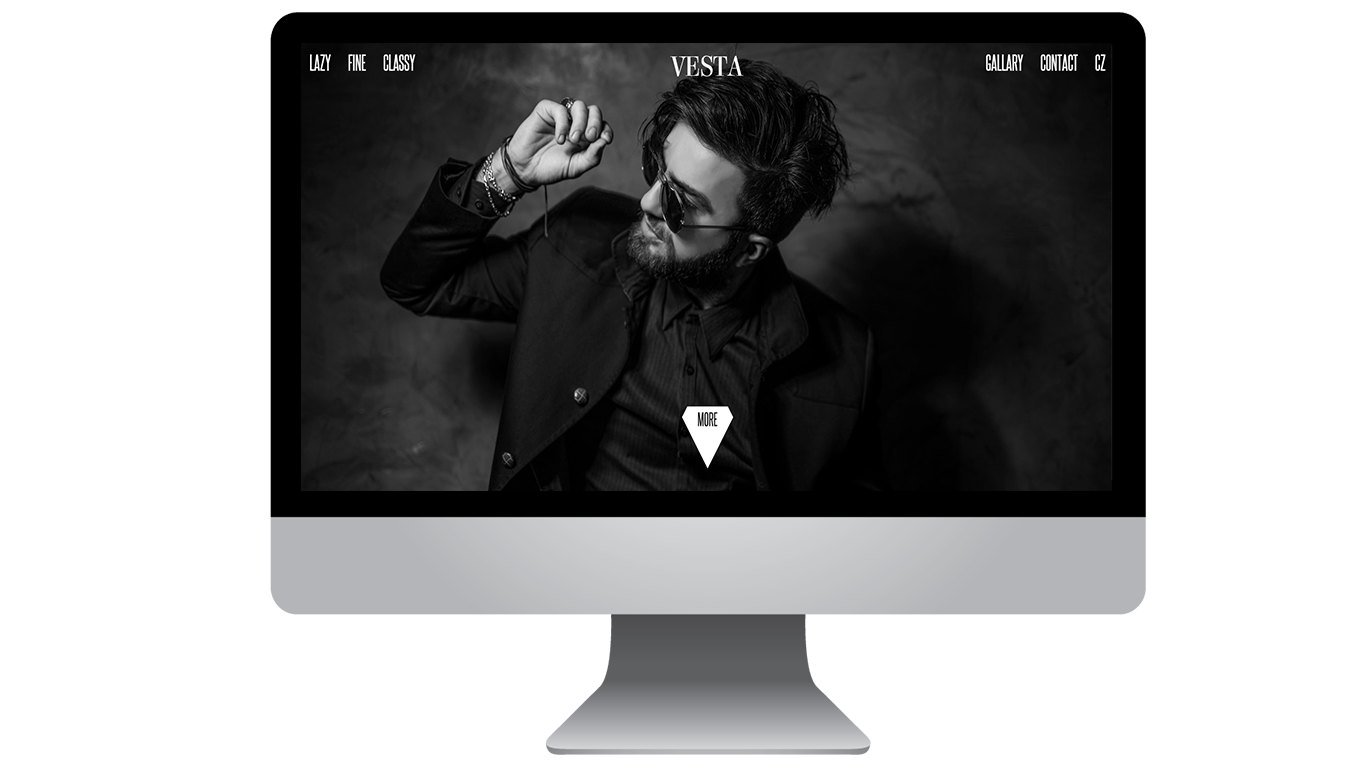
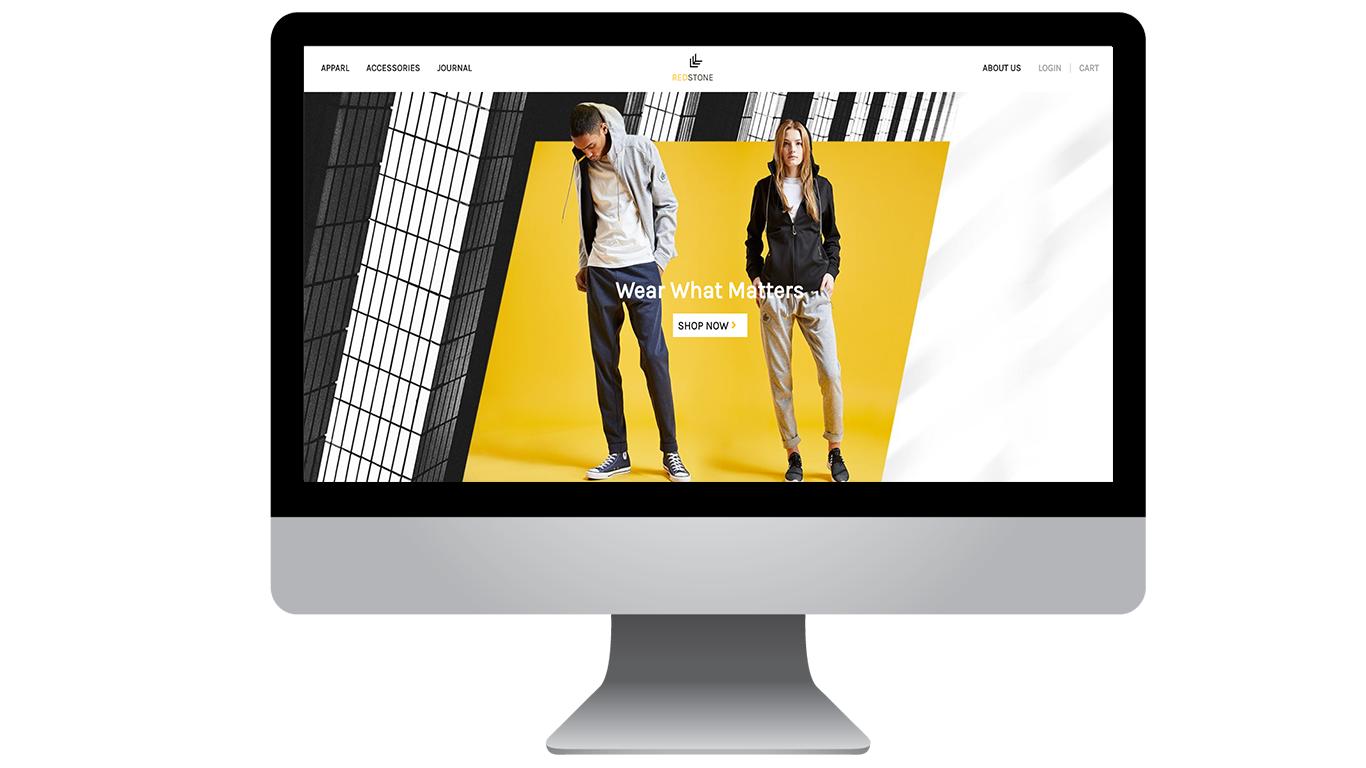
The second 1366×768 image is a revision of the first. Changes to its layers:
"Artboard 1": blend pass through → normal over [301, 43, 1113, 491]
renamed "Screenshot (25)" to "Screenshot (31)", painted on it over [301, 43, 1113, 491]
